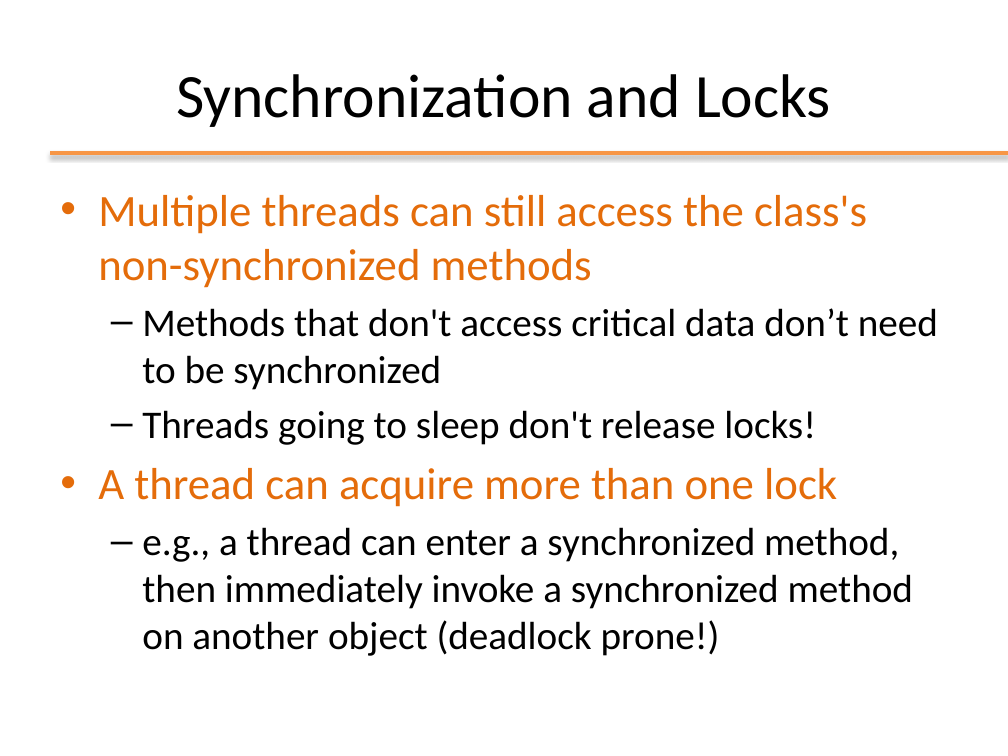
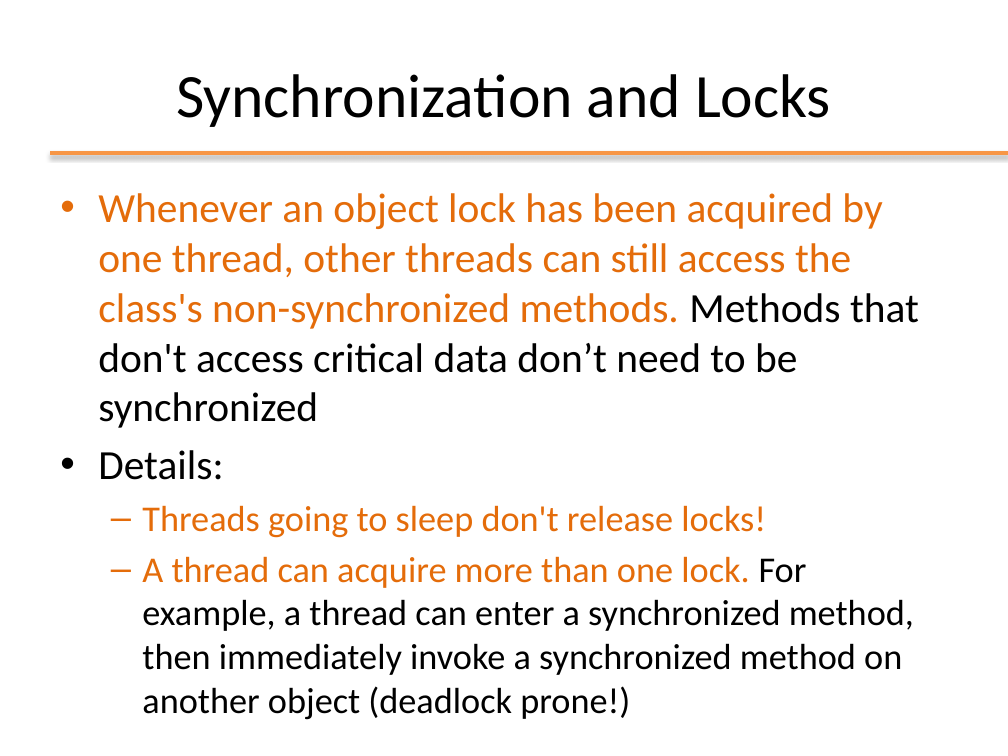
Before and after one commit to Andrea99-beep/ooprogramming, a slide deck: slide 10 of slides/ppt/12_Threads_Syncronization.pptx. Drawn at 1008x756 pixels with LibreOffice and Linux fonts; fonts in the diff are those of the drawing; background and template pictures are left out. Boxes give left, top, right and bottom in pixels: in the first picture for what was removed or moved away, otherwise in the second. Text is boxed around its words. In the diff, an @@ line names an element or a change of style, - is before the commit and + after.

```diff
--- a/slides/ppt/12_Threads_Syncronization.pptx
+++ b/slides/ppt/12_Threads_Syncronization.pptx
@@ text at box(98, 193, 919, 480): text changed; size 32 to 29.6 pt @@
-• Multiple threads can still access the class's non-synchronized methods
-  – Methods that don't access critical data don’t need to be synchronized
+• Whenever an object lock has been acquired by one thread, other threads can still access the class's non-synchronized methods. Methods that don't access critical data don’t need to be synchronized
+• Details:
@@ text at box(142, 505, 766, 538): size 28 to 25.9 pt, text colour #000000 to #E46C0A in "Threads going to sleep don't release locks!" @@
@@ text at box(142, 556, 914, 675): text changed; size 28 to 25.9 pt @@
-• A thread can acquire more than one lock
-  – e.g., a thread can enter a synchronized method, then immediately invoke a synchronized method on another object (deadlock prone!)
+  – A thread can acquire more than one lock. For example, a thread can enter a synchronized method, then immediately invoke a synchronized method on another object (deadlock prone!)
```
Also in this commit, not shown: 16 other slides changed, 2 slides added, 2 slides removed, 13 other files.
